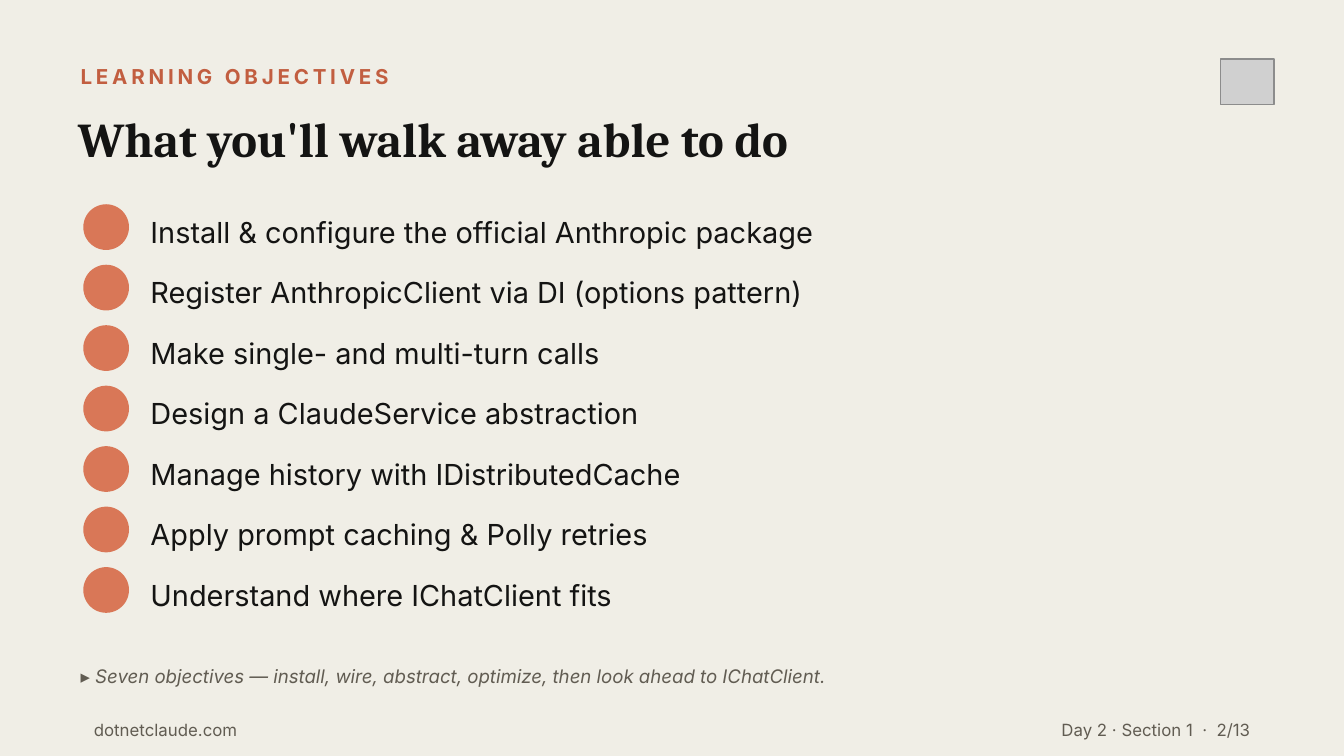
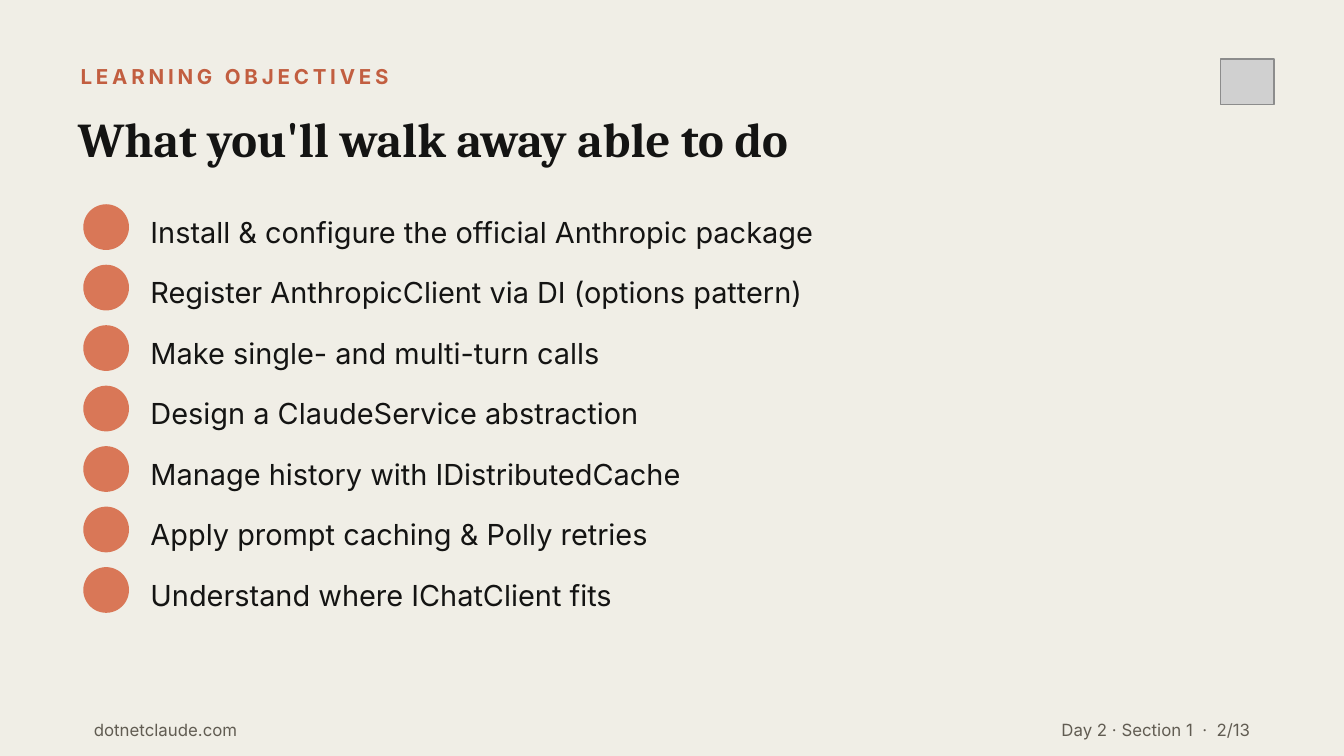
Before and after one commit to cwoodruff/dotnet-claude-workshop-content, a slide deck: slide 2 of decks/Day 2/Day2-Section1-CSharp-SDK-Fundamentals.pptx. Drawn at 1344x756 pixels with LibreOffice and Linux fonts; fonts in the diff are those of the drawing; grey boxes stand for pictures; background and template pictures are left out. Boxes give left, top, right and bottom in pixels: in the first picture for what was removed or moved away, otherwise in the second. Text is boxed around its words. In the diff, an @@ line names an element or a change of style, - is before the commit and + after.

```diff
--- a/decks/Day 2/Day2-Section1-CSharp-SDK-Fundamentals.pptx
+++ b/decks/Day 2/Day2-Section1-CSharp-SDK-Fundamentals.pptx
@@ text removed at box(95, 669, 825, 687) @@
-▸ Seven objectives — install, wire, abstract, optimize, then look ahead to IChatClient.
```
Also in this commit, not shown: 12 other slides changed, 11 other files.
